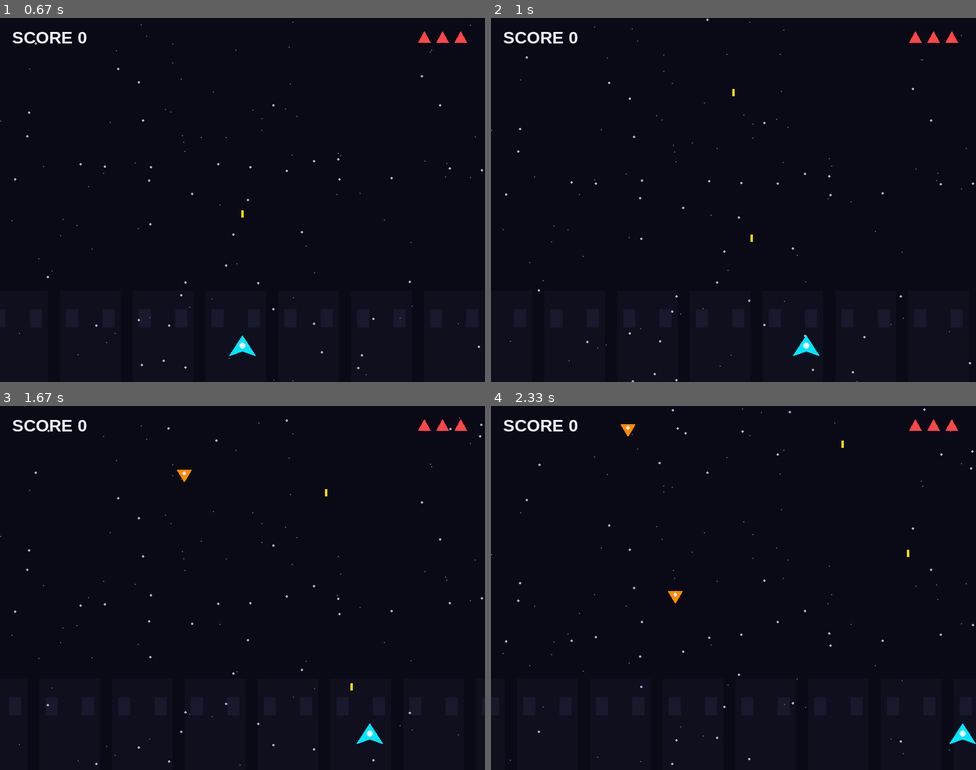
Above: before the commit, frames 1-4 (two rows, left to right).
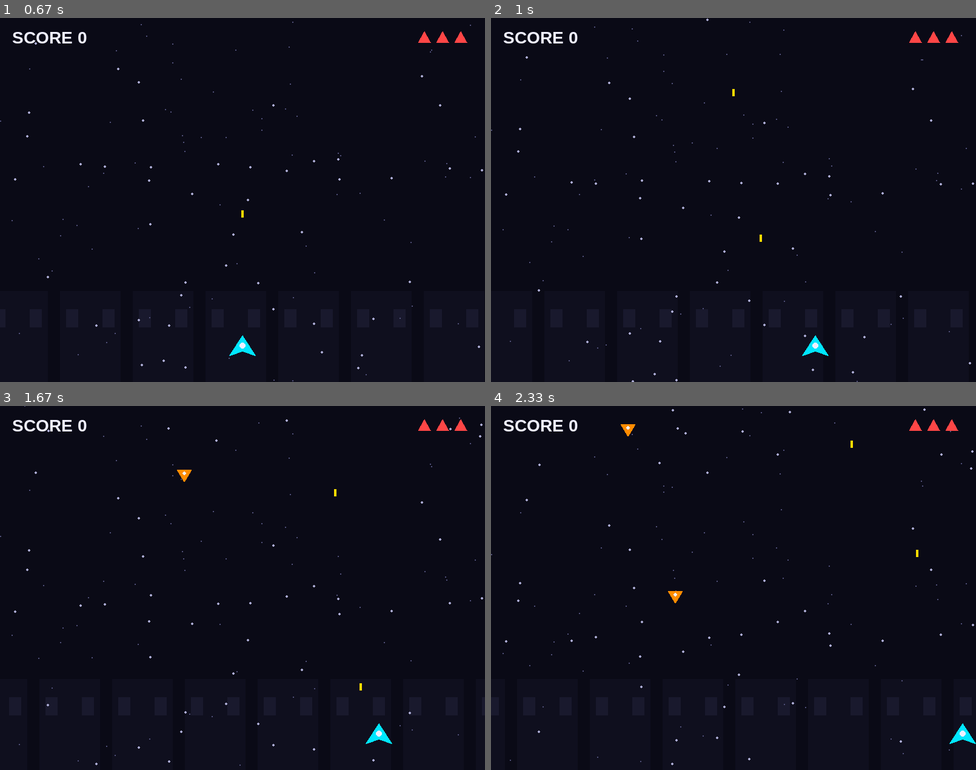
Above: after the commit, the same moments.

Repository: Folombas/PyGame2026
Game: pygame game, started from BunnyProtocol/moscowgame/main.py
Same seed, same stepped clock (60 frames per second), same inputs: the game is played once before the commit and once after it.
Inputs:
- Up to frame 1 (0.67 s): tap Space at 0.33 s
- Up to frame 2 (1 s): hold Shift from 0.67 s (still down); hold Right from 0.67 s (still down); tap Space at 0.73 s
- Up to frame 3 (1.67 s): tap Space at 1.03, 1.57 s; release Shift at 1.13 s; release Right at 1.13 s; tap A at 1.17 s; hold Right from 1.5 s (still down)
- Up to frame 4 (2.33 s): tap Space at 1.87, 2.07 s; release Right at 1.97 s; hold Right from 2 s (still down)

Frame 1 is identical in both runs. In frame 2, 0.2% of the frame differs, in the area x 53-70%, y 59-93%; in frame 3, 0.2%, in the area x 67-81%, y 22-93%; in frame 4, less than 0.1%.

Commit message:
feat: player dash with invulnerability frames

Diff:
--- a/BunnyProtocol/moscowgame/game.py
+++ b/BunnyProtocol/moscowgame/game.py
@@ -92,7 +92,7 @@
 
         now = pygame.time.get_ticks()
         keys = pygame.key.get_pressed()
-        self.player.update(keys)
+        self.player.update(keys, now)
 
         cooldown = 100 if now < self.rapid_until else BULLET_COOLDOWN
         if keys[pygame.K_SPACE] and now - self.last_shot > cooldown:
--- a/BunnyProtocol/moscowgame/player.py
+++ b/BunnyProtocol/moscowgame/player.py
@@ -1,22 +1,30 @@
 import pygame
 from settings import *
-
 
 class Player(pygame.sprite.Sprite):
     def __init__(self, x, y):
         super().__init__()
         self.image = pygame.Surface(PLAYER_SIZE, pygame.SRCALPHA)
         w, h = PLAYER_SIZE
-        pygame.draw.polygon(self.image, CYAN,
-                            [(w // 2, 0), (w, h), (w // 2, h - 8), (0, h)])
+        pygame.draw.polygon(self.image, CYAN, [(w // 2, 0), (w, h), (w // 2, h - 8), (0, h)])
         pygame.draw.circle(self.image, WHITE, (w // 2, h // 2), 5)
         self.rect = self.image.get_rect(center=(x, y))
         self.speed = PLAYER_SPEED
         self.invulnerable_until = 0
+        self.dash_cooldown = 0
 
-    def update(self, keys):
+    def update(self, keys, now):
+        current_speed = self.speed
+
+        # Рывок на Shift
+        if (keys[pygame.K_LSHIFT] or keys[pygame.K_RSHIFT]) and now > self.dash_cooldown:
+            current_speed = self.speed * 3.5
+            self.invulnerable_until = max(self.invulnerable_until, now + 200)
+            self.dash_cooldown = now + 1500 # КД рывка 1.5 сек
+
         if keys[pygame.K_LEFT] or keys[pygame.K_a]:
-            self.rect.x -= self.speed
+            self.rect.x -= current_speed
         if keys[pygame.K_RIGHT] or keys[pygame.K_d]:
-            self.rect.x += self.speed
+            self.rect.x += current_speed
+
         self.rect.clamp_ip(pygame.Rect(0, 0, WIDTH, HEIGHT))
